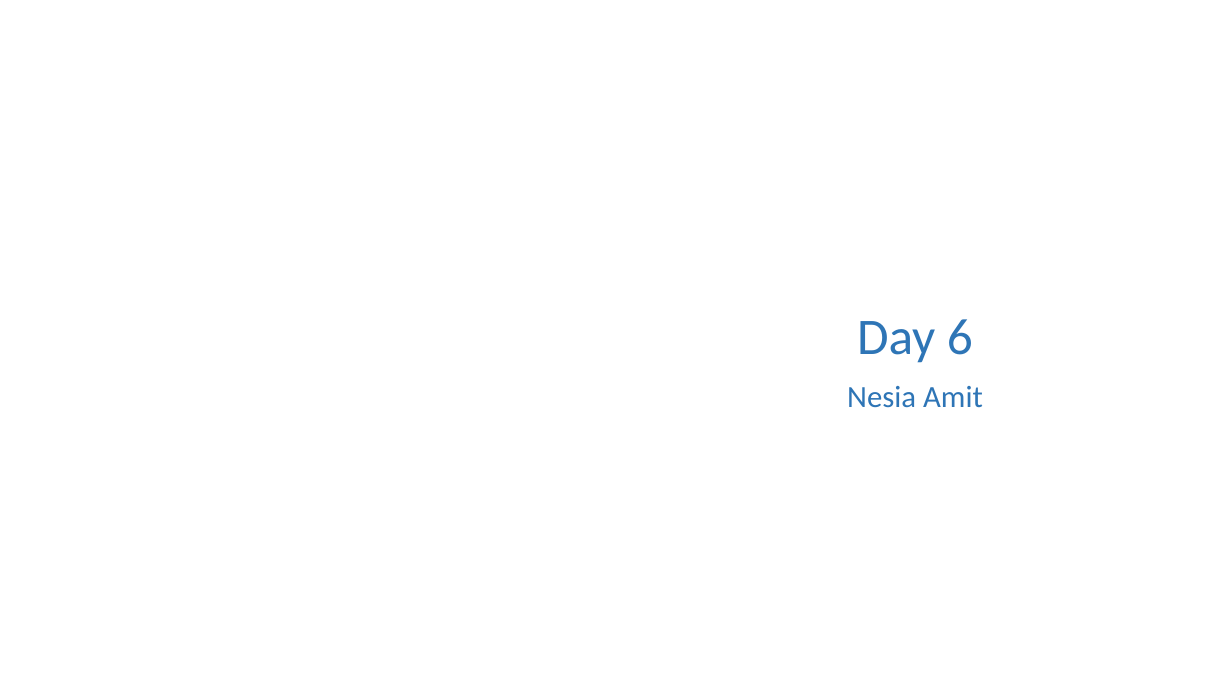
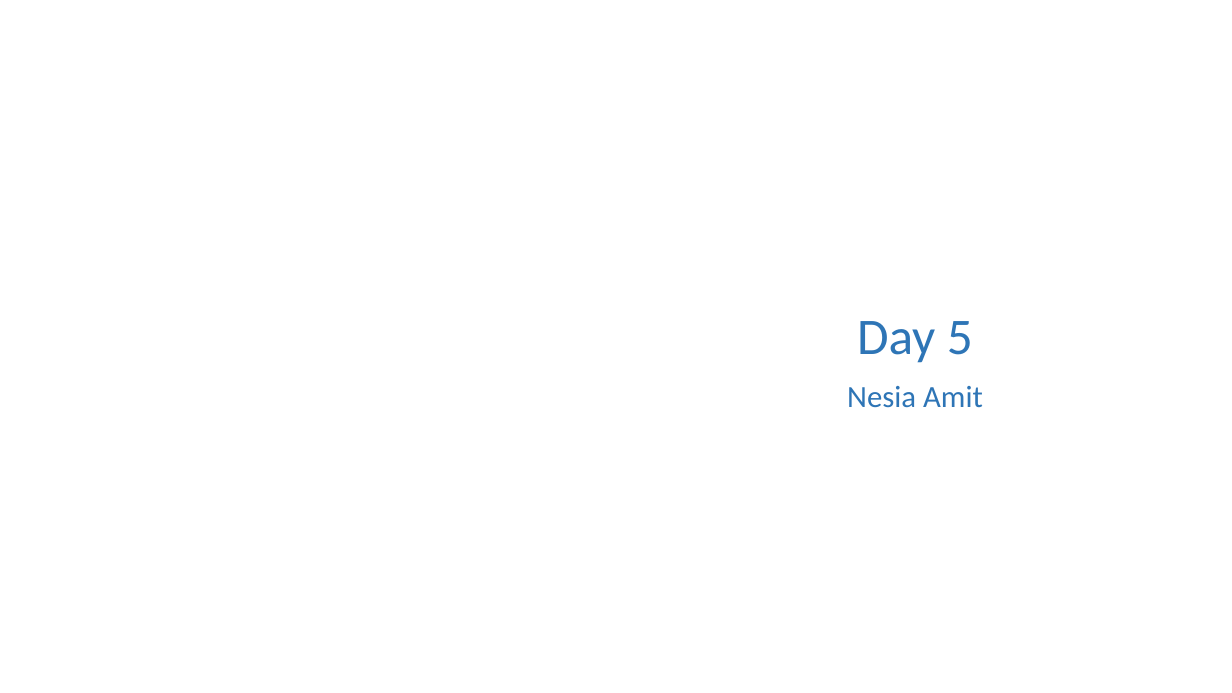
Before and after one commit to eylonmalin/k8s-training, a slide deck: slide 1 of day-5/Using Kubernetes Day 5.pptx. Drawn at 1232x693 pixels with LibreOffice and Linux fonts; fonts in the diff are those of the drawing; background and template pictures are left out. Boxes give left, top, right and bottom in pixels: in the first picture for what was removed or moved away, otherwise in the second. Text is boxed around its words. In the diff, an @@ line names an element or a change of style, - is before the commit and + after.

```diff
--- a/day-5/Using Kubernetes Day 5.pptx
+++ b/day-5/Using Kubernetes Day 5.pptx
@@ text at bbox=[857, 321, 973, 363]: text changed @@
-Day 6
+Day 5
```
Also in this commit, not shown: 3 other files.
